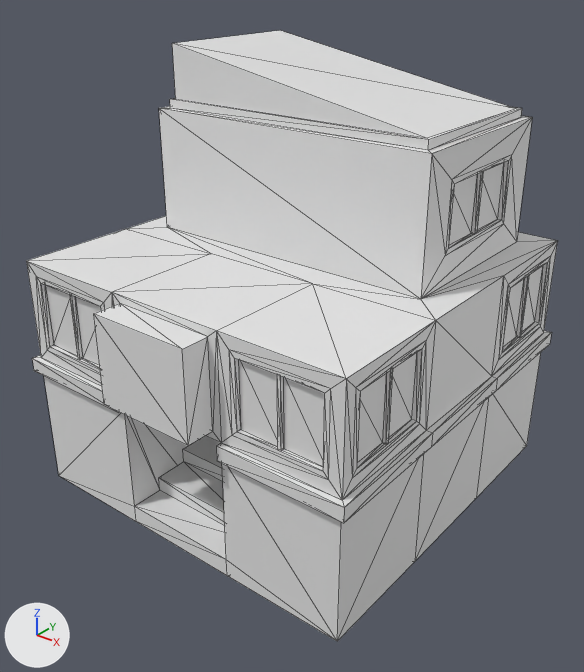
Two versions of the FBX model GraphicResource/Object/House.fbx, one commit apart.
The view is the same before and after, from a 50 mm camera at (1500.0, -1520.0, 1677.0) aimed at (42.0, 304.0, 547.0). The axes (+X, +Y, +Z) are drawn at lower left. The lights are the same throughout. Mesh edges are drawn as thin lines.

The scene before the commit, as lines of its bpy script (objects in view):
```python
me_mesh = bpy.data.meshes.new('Mesh')
me_mesh.from_pydata(...)  # 284 vertices, 564 faces; spans x -620.0..620.0, y -292.0..1020.0, z 0.0..1397.0
ob_box001 = bpy.data.objects.new('Box001', me_mesh)
ob_box001.location = (0.0, 0.0, 0.0)
```
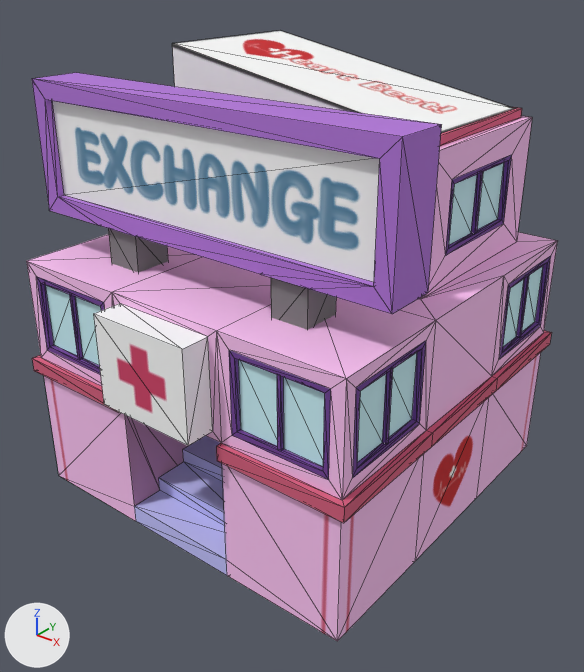
Pixel boxes [x1, y1, x2, y2] of what changed, in the pictures (584 x 672 px):
part 1 of me_mesh, added: after [32, 73, 442, 330]
part 2 of me_mesh, recoloured (grey to pink): [26, 30, 557, 641] in both

The change in detail:
Picture 'House_Diffuse.png' (img_house_diffuse_png) is new.
Material '21 - Default' (mat_21___default) is new.
Its texture is img_house_diffuse_png.
Its roughness is 0.859.
me_mesh is used by ob_box001; location (0.0, 0.0, 0.0).
me_mesh had 284 vertices, 564 faces and spanned x -620.0..620.0, y -292.0..1020.0, z 0.0..1397.0.
me_mesh now has 322 vertices, 620 faces and spans x -633.0..633.0, y -292.0..1020.0, z 0.0..1397.0.
me_mesh part 1: a new loose piece of 40 vertices spanning x -633.0..633.0, y -72.0..88.0, z 766.0..1321.0, in mat_21___default (picture img_house_diffuse_png).
me_mesh part 2: 548 faces spanning x -620.0..620.0, y -292.0..1020.0, z 0.0..1397.0 switch from no material to mat_21___default (picture img_house_diffuse_png).
